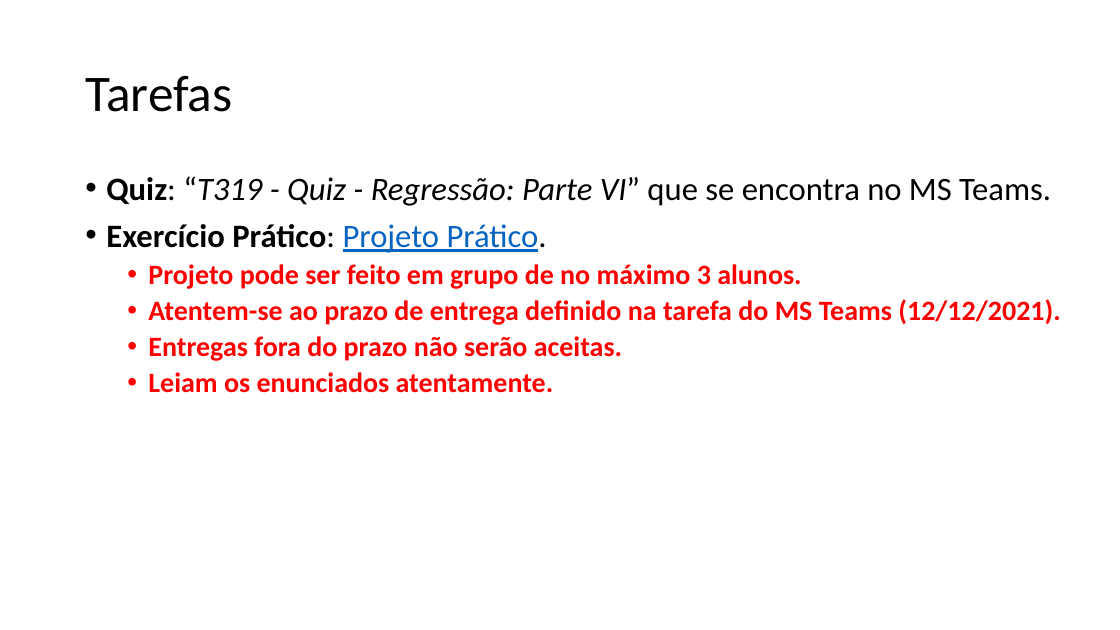
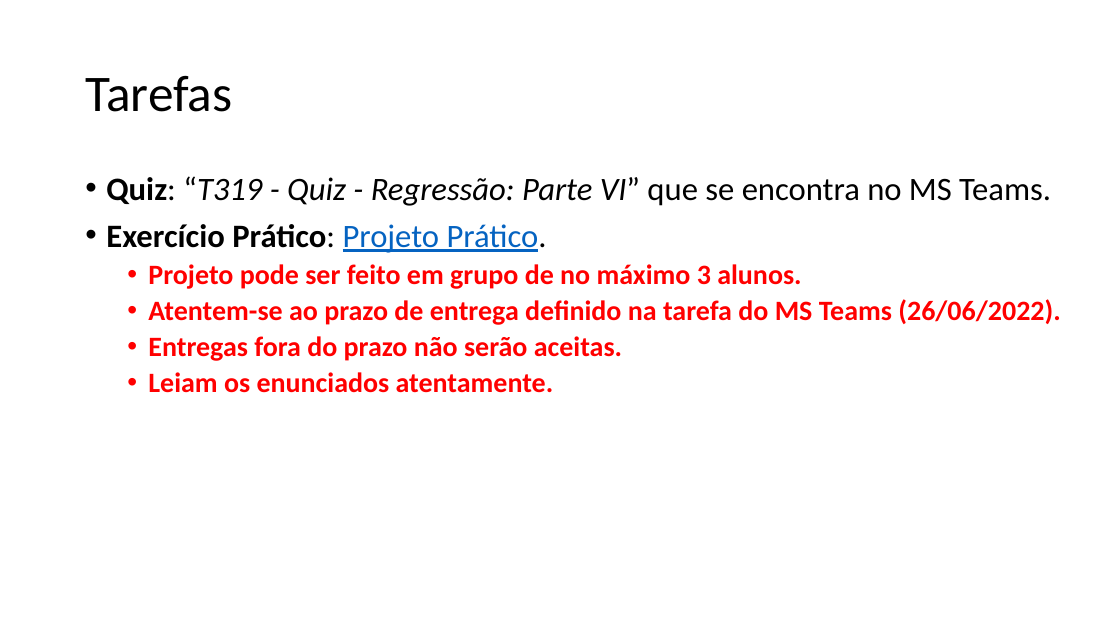
Before and after one commit to zz4fap/t319_aprendizado_de_maquina, a slide deck: slide 14 of slides/T319_Regressão_Linear (Parte VI).pptx. Drawn at 1120x630 pixels with LibreOffice and Linux fonts; fonts in the diff are those of the drawing. Boxes give left, top, right and bottom in pixels: in the first picture for what was removed or moved away, otherwise in the second. Text is boxed around its words. In the diff, an @@ line names an element or a change of style, - is before the commit and + after.

```diff
--- a/slides/T319_Regressão_Linear (Parte VI).pptx
+++ b/slides/T319_Regressão_Linear (Parte VI).pptx
@@ text at [148, 299, 1060, 325]: text changed @@
-  • Atentem-se ao prazo de entrega definido na tarefa do MS Teams (12/12/2021).
+  • Atentem-se ao prazo de entrega definido na tarefa do MS Teams (26/06/2022).
```
Also in this commit, not shown: 8 other slides changed, 5 other files.
